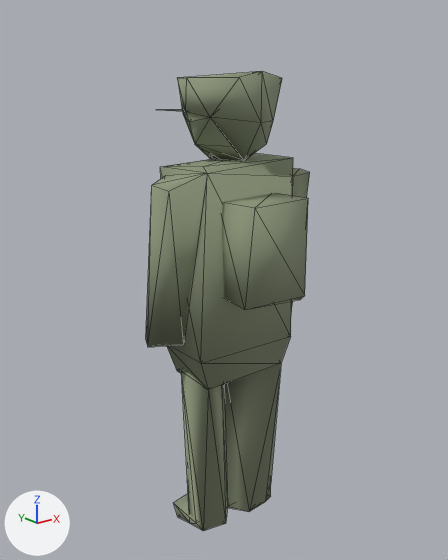
The glTF model assets/models/units/trooper_fr.lod2.glb as it was, and as the next commit left it.
One viewpoint serves both versions: a camera (50 mm lens) standing at (-1.398, -1.713, 1.696) and looking at (0.002, 0.037, 0.996). Lighting does not change. The marker at lower left points along +X, +Y and +Z. The older version comes first. Mesh edges are drawn as thin lines.

The older version as bpy lines, for what is in view:
```python
me_mesh_0 = bpy.data.meshes.new('Mesh_0')
me_mesh_0.from_pydata(...)  # 105 vertices, 231 faces; spans x -0.34..0.33, y -0.27..0.25, z -0.03..1.74
me_mesh_0.materials.append(mat_trooper_fr)  # greyish green #8e977c
ob_mesh_0 = bpy.data.objects.new('Mesh_0', me_mesh_0)
ob_mesh_0.location = (0.0, 0.0, 0.0)
```
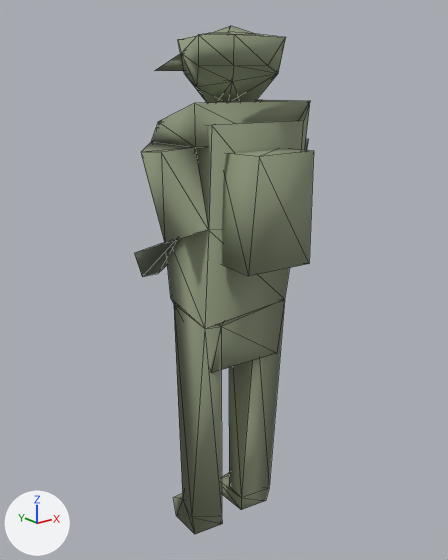
The change in detail:
me_mesh_0 is used by ob_mesh_0; location (0.0, 0.0, 0.0).
me_mesh_0 had 105 vertices, 231 faces and spanned x -0.34..0.33, y -0.27..0.25, z -0.03..1.74.
me_mesh_0 now has 103 vertices, 238 faces and spans x -0.36..0.34, y -0.28..0.33, z -0.03..1.88.
me_mesh_0 part 1: the loose piece of 57 vertices spanning x -0.34..0.33, y -0.13..0.13, z -0.03..1.45 is rebuilt with 103 vertices and now spans x -0.36..0.34, y -0.28..0.33, z -0.03..1.88.
me_mesh_0 part 2: the loose piece of 31 vertices spanning x -0.18..0.2, y -0.16..0.19, z 1.43..1.74 is deleted.
me_mesh_0 part 3: the loose piece of 9 vertices spanning x -0.14..0.14, y -0.27..-0.09, z 0.97..1.33 is deleted.
Other edits to the shape of me_mesh_0 do not show in these pictures.

Location of each change, [x1, y1, x2, y2] in pixels of the pictures (448 x 560 px):
'Mesh_0', reshaped (10% wider, 10% taller)
    before: [146, 71, 310, 531]
    after: [134, 26, 314, 534]
part 1 of me_mesh_0, rebuilt (10% wider, 34% taller)
    before: [146, 153, 310, 531]
    after: [134, 26, 314, 534]
part 2 of me_mesh_0, deleted
    before: [167, 71, 282, 161]
part 3 of me_mesh_0, deleted
    before: [222, 193, 308, 310]
